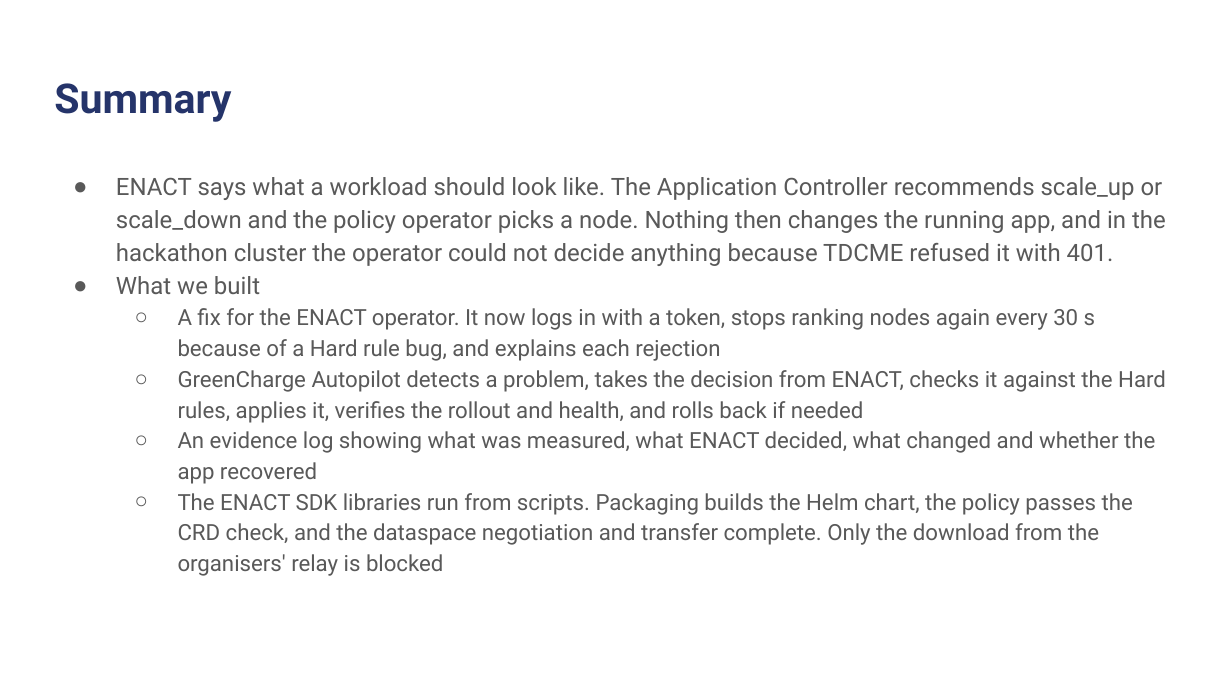
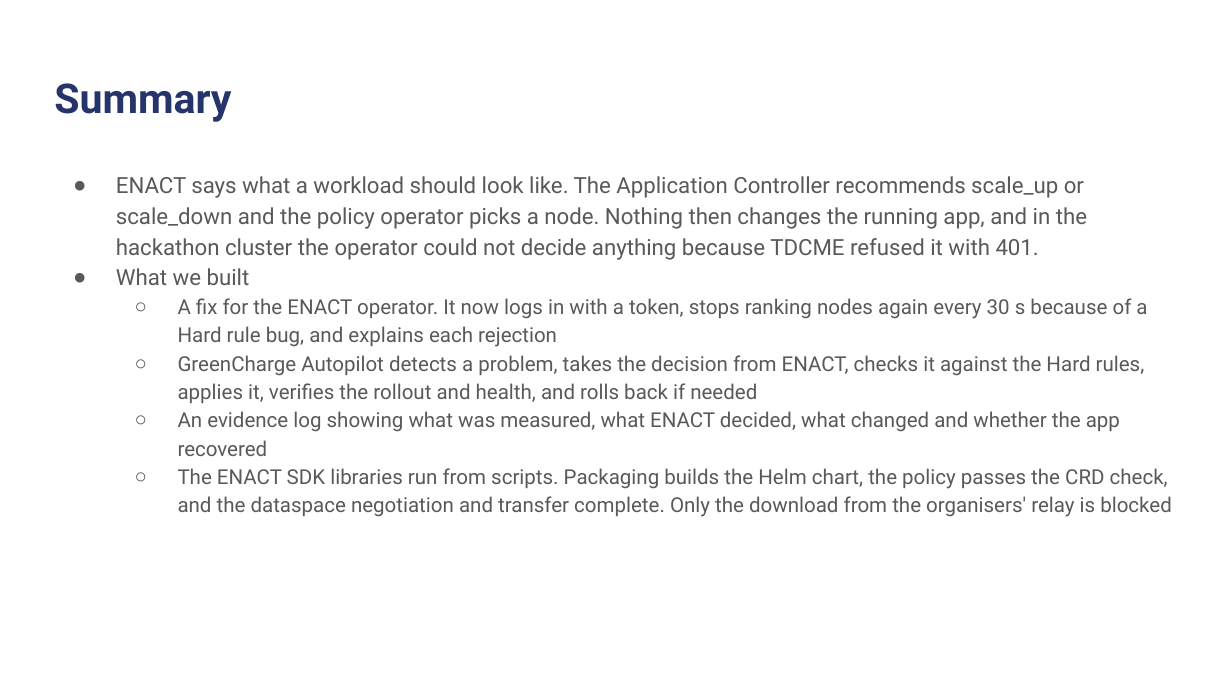
Before and after one commit to IamHarrie-Labs/greencharge-autopilot, a slide deck: slide 3 of docs/submission/GreenCharge-Autopilot-VelesHack.pptx. Drawn at 1232x693 pixels with LibreOffice and Linux fonts; fonts in the diff are those of the drawing; background and template pictures are left out. Boxes give left, top, right and bottom in pixels: in the first picture for what was removed or moved away, otherwise in the second. Text is boxed around its words. In the diff, an @@ line names an element or a change of style, - is before the commit and + after.

Commit message:
Load test with Prometheus and Kepler results, summary up front, organiser guides moved to docs/organisers

```diff
--- a/docs/submission/GreenCharge-Autopilot-VelesHack.pptx
+++ b/docs/submission/GreenCharge-Autopilot-VelesHack.pptx
@@ text "ENACT says what a workload ..." at (116, 176, 1172, 517): size 14 to 13 pt in "ENACT says what a workload should look ...", "What we built"; size 13 to 12 pt in "A fix for the ENACT operator. It ...", "GreenCharge Autopilot detects a problem, takes the ...", "An evidence log showing what was measured, ...", "The ENACT SDK libraries run from scripts. ..." @@
```
Also in this commit, not shown: 12 other files.
